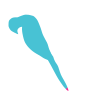
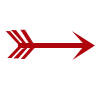
Layered file, before and after one edit (100px x 101px). Changes by layer:
added layer "Layer 4" above "Layer 3 copy" over (5, 29, 95, 60)
hid "Layer 3 copy" over (8, 14, 69, 91)
hid "Layer 3" over (22, 14, 83, 91)
